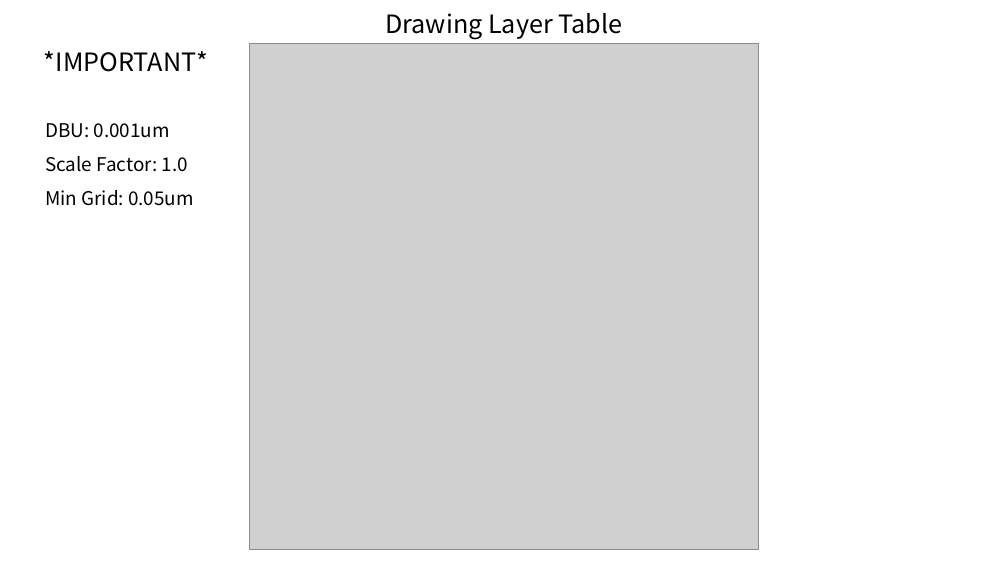
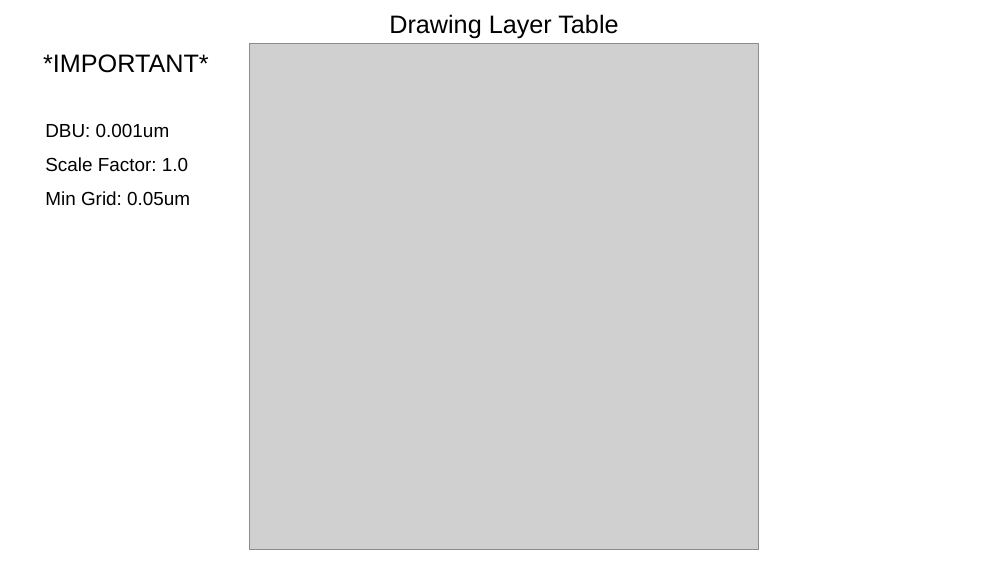
Before and after one commit to d-m-bailey/TR-1um, a slide deck: slide 2 of Document/TR-1um_DRC_summary.pptx. Drawn at 1008x567 pixels with LibreOffice and Linux fonts; fonts in the diff are those of the drawing; grey boxes stand for pictures. Boxes give left, top, right and bottom in pixels: in the first picture for what was removed or moved away, otherwise in the second. Text is boxed around its words. In the diff, an @@ line names an element or a change of style, - is before the commit and + after.

```diff
--- a/Document/TR-1um_DRC_summary.pptx
+++ b/Document/TR-1um_DRC_summary.pptx
@@ text "Drawing Layer Table" at bbox=[389, 14, 618, 39]: font Noto Sans CJK JP to Arial @@
@@ text "*IMPORTANT*" at bbox=[43, 54, 209, 206]: font Noto Sans CJK JP to Arial @@
```
Also in this commit, not shown: 13 other slides changed, 7 other files.
